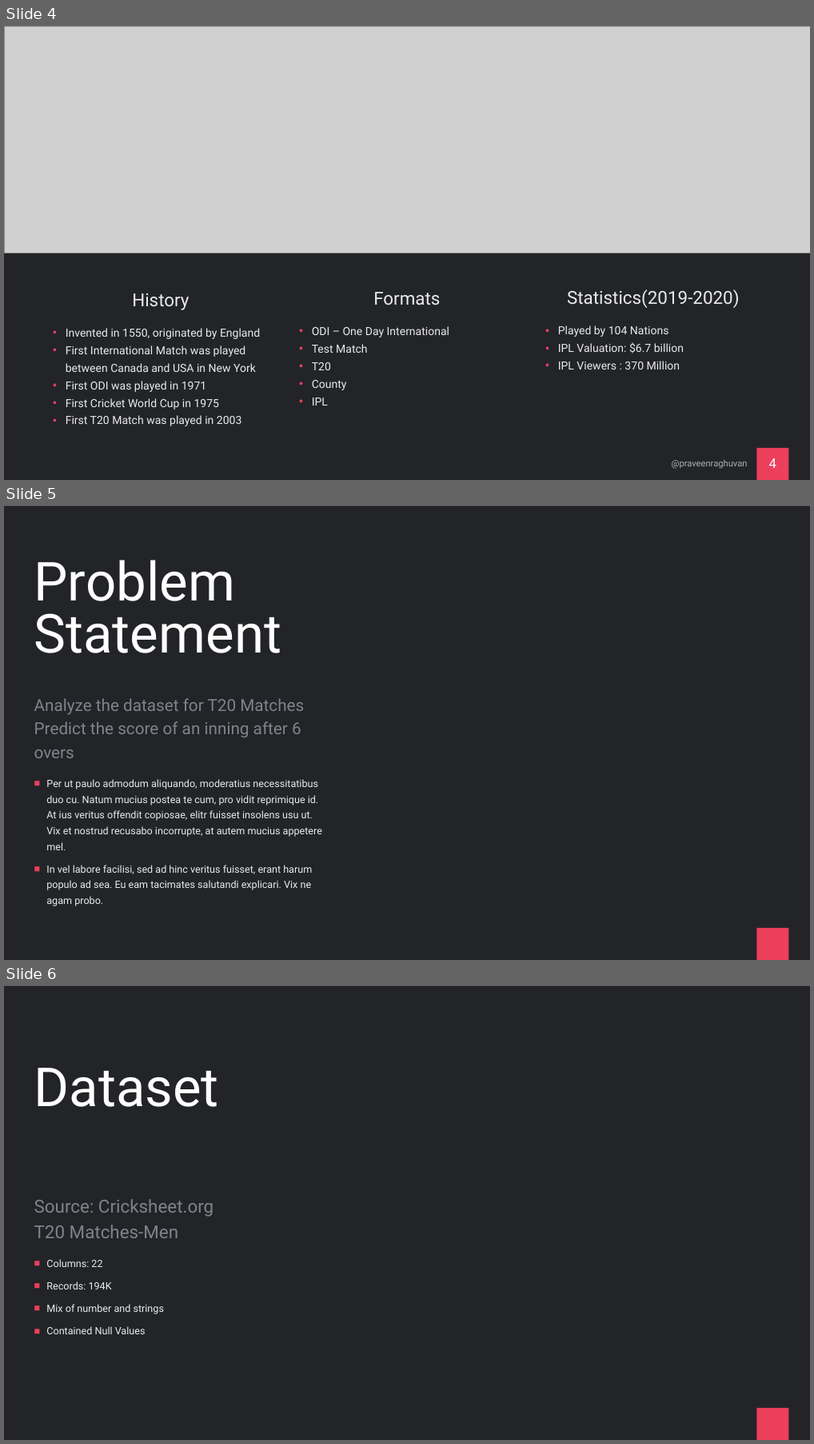
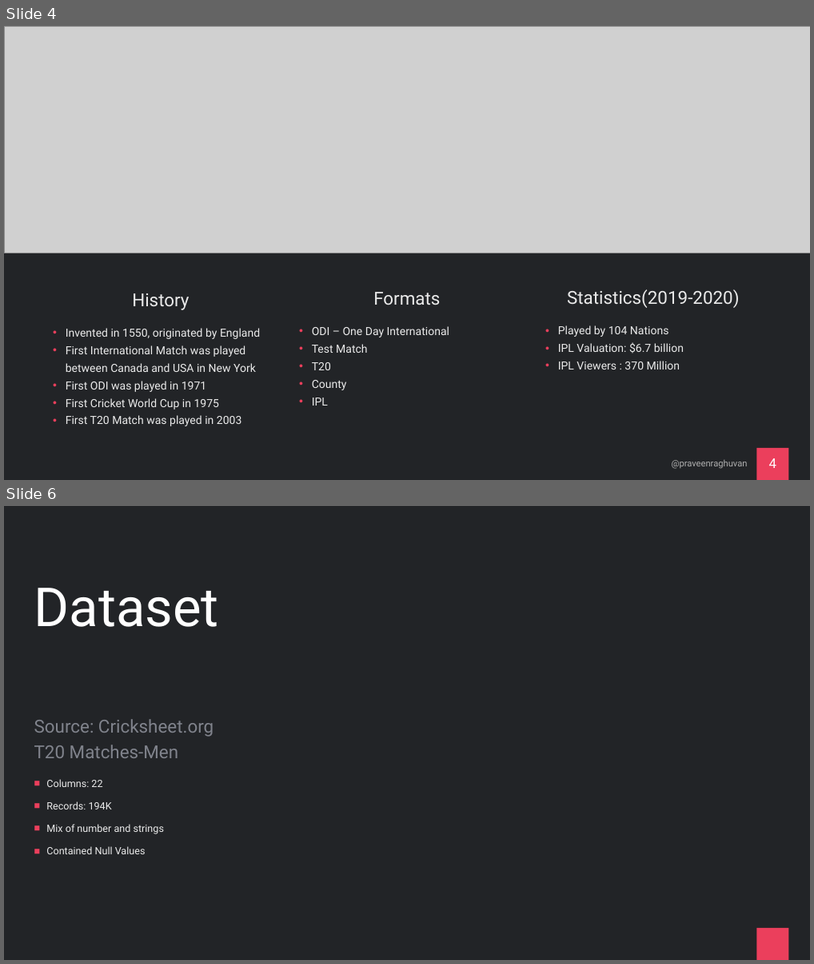
Before and after one commit to praveenraghuvanshi/tech-sessions, a slide deck: drafts/Sport Analytics/cricket-analytics.pptx. Shown one above the other, each under a label of ours: slides 4, 5 and 6 before the commit, slides 4 and 6 after it; the slides between them are not shown. The pictures are 814x1444 and 814x964 pixels, drawn with LibreOffice and Linux fonts; fonts in the diff are those of the drawing; grey boxes stand for pictures. Boxes give left, top, right and bottom in pixels: in the first picture for what was removed or moved away, otherwise in the second. Text is boxed around its words. In the diff, an @@ line names an element or a change of style, - is before the commit and + after.

Commit message:
Cricket Analytics: Added notebook, loaded dataset

```diff
--- a/drafts/Sport Analytics/cricket-analytics.pptx
+++ b/drafts/Sport Analytics/cricket-analytics.pptx
@@ slide 5 removed at bbox=[4, 506, 810, 960], background #222427; not listed: 1 template element that a slide beside it also shows @@
@@ title removed at bbox=[34, 560, 282, 653] @@
-Problem Statement
@@ text removed at bbox=[34, 698, 304, 758] @@
-Analyze the dataset for T20 Matches
-Predict the score of an inning after 6 overs
@@ text removed at bbox=[46, 779, 322, 906] @@
-■ Per ut paulo admodum aliquando, moderatius necessitatibus duo cu. Natum mucius postea te cum, pro vidit reprimique id. At ius veritus offendit copiosae, elitr fuisset insolens usu ut. Vix et nostrud recusabo incorrupte, at autem mucius appetere mel.
-■ In vel labore facilisi, sed ad hinc veritus fuisset, erant harum populo ad sea. Eu eam tacimates salutandi explicari. Vix ne agam probo.
```
Also in this commit, not shown: 3 slides changed, 1 slide added, 4 other files.
